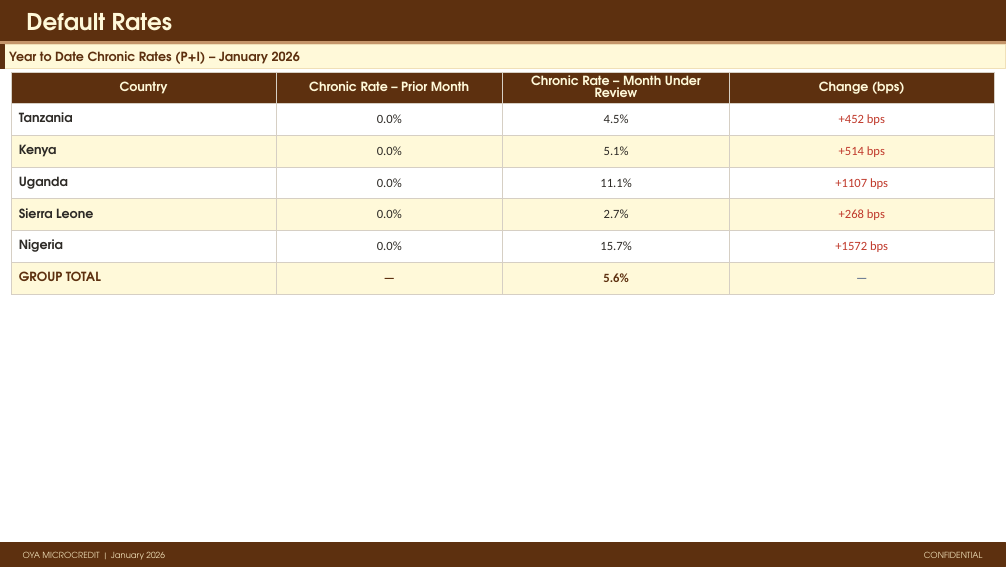
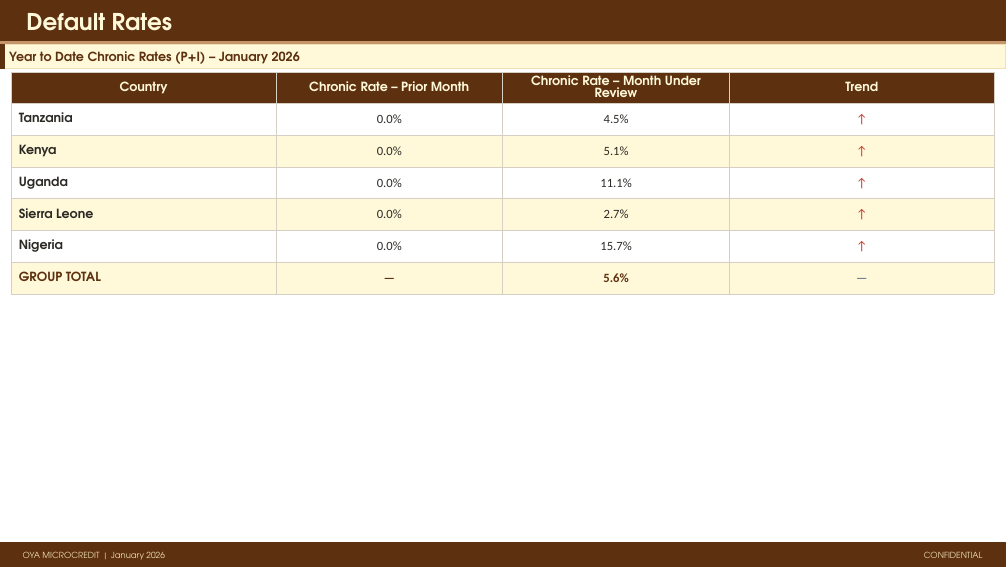
Before and after one commit to ikyei/oya-monthly, a slide deck: slide 7 of reports/2026-01.pptx. Drawn at 1008x567 pixels with LibreOffice and Linux fonts; fonts in the diff are those of the drawing. Boxes give left, top, right and bottom in pixels: in the first picture for what was removed or moved away, otherwise in the second. Text is boxed around its words. In the diff, an @@ line names an element or a change of style, - is before the commit and + after.

```diff
--- a/reports/2026-01.pptx
+++ b/reports/2026-01.pptx
@@ table at box(11, 72, 994, 286) @@
-row 1, column 4: Change (bps)
+row 1, column 4: Trend
-row 2, column 4: +452 bps
+row 2, column 4: ↑
-row 3, column 4: +514 bps
+row 3, column 4: ↑
-row 4, column 4: +1107 bps
+row 4, column 4: ↑
-row 5, column 4: +268 bps
+row 5, column 4: ↑
-row 6, column 4: +1572 bps
+row 6, column 4: ↑
```
Also in this commit, not shown: 3 other slides changed, 1 other file.
